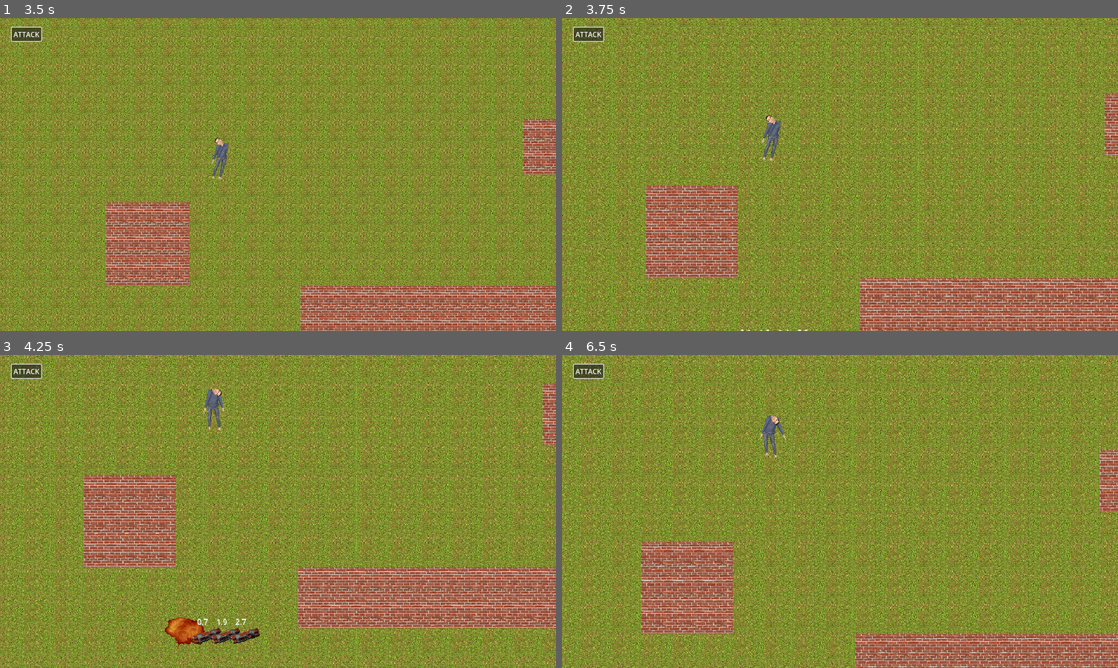
Above: before the commit, frames 1-4 (two rows, left to right).
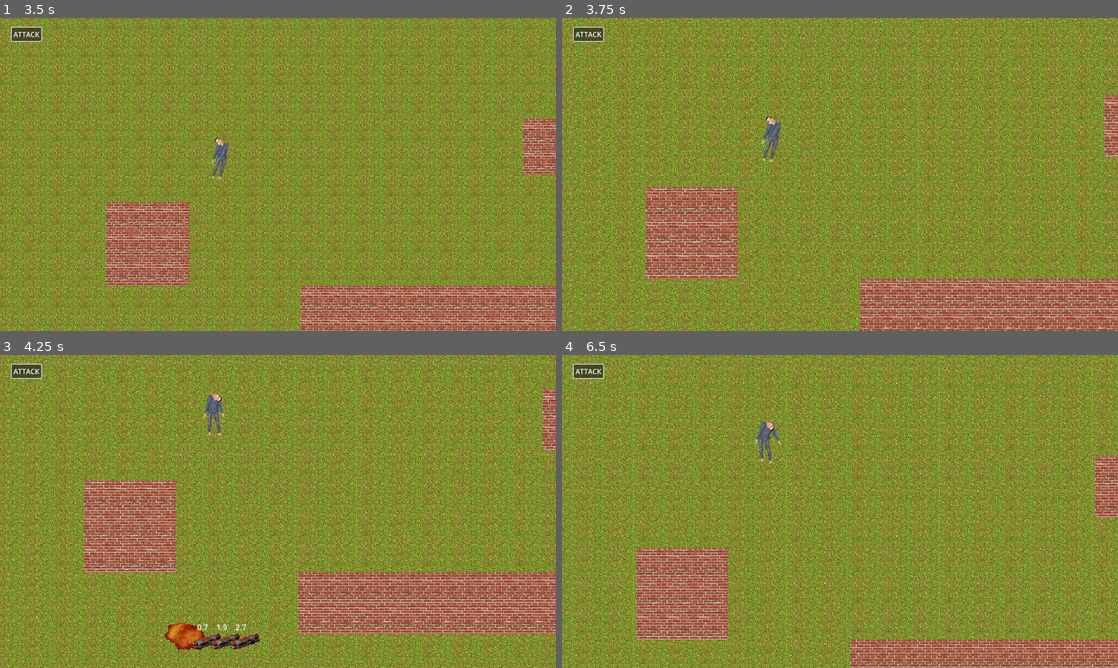
Above: after the commit, the same moments.

Repository: MaxWesterlund/Combombo
Game: Godot game, scene res://Scenes/Menus/Menu.tscn
Same seed, same stepped clock (60 frames per second), same inputs: the game is played once before the commit and once after it.
Inputs (mouse positions are in pixels of both pictures, inside the frame that each line leads up to):
- Up to frame 1 (3.5 s): click (266, 183) at 0.5 s; click (227, 121) at 1.27 s; click "ATTACK" at 2 s; tap Enter at 2.75 s; move the mouse to (400, 158) at 2.77 s; press the mouse at (400, 158) at 2.78 s; hold D (move_right) from 2.78 s (still down)
- Up to frame 2 (3.75 s): move the mouse to (728, 190) at 3.52 s; release D (move_right) at 3.53 s; release the mouse at (728, 190) at 3.53 s; hold S (move_down) from 3.53 s (still down); tap Mouse wheel up (zoom_in) at 3.6 s
- Up to frame 3 (4.25 s): keep holding S (move_down)
- Up to frame 4 (6.5 s): move the mouse to (751, 636) at 4.27 s; release S (move_down) at 4.28 s; hold D (move_right) 4.28-5.03 s; tap Mouse wheel down (zoom_out) at 4.35 s; click (751, 636) at 4.42 s; move the mouse to (712, 621) at 5.02 s; hold W (move_up) 5.03-5.78 s; click (712, 621) at 5.1 s; move the mouse to (1006, 558) at 5.77 s; hold A (move_left) from 5.78 s (still down); tap Mouse wheel up (zoom_in) at 5.85 s

Frame 1 is identical in both runs. In frame 2, 58% of the frame differs, in the area x 0-100%, y 0-100%; in frame 3, 58%; in frame 4, 60%.

Commit message:
better

Diff:
--- a/Scenes/MainCamera.tscn
+++ /dev/null
@@ -1,10 +0,0 @@
-[gd_scene load_steps=2 format=3 uid="uid://bil1p3w5to756"]
-
-[ext_resource type="Script" path="res://Scenes/main_camera.gd" id="1_v341c"]
-
-[node name="MainCamera" type="Camera2D"]
-script = ExtResource("1_v341c")
-move_speed = 200.0
-zoom_speed = 0.1
-max_zoom = 1.5
-min_zoom = 0.75
--- a/Scenes/MapGenerator.tscn
+++ /dev/null
@@ -1,10 +0,0 @@
-[gd_scene load_steps=3 format=3 uid="uid://chs0dpfphsi52"]
-
-[ext_resource type="TileSet" uid="uid://dpuj482ggwsph" path="res://tile_set.tres" id="1_2wy6y"]
-[ext_resource type="Script" path="res://Scenes/map_generator.gd" id="1_ph1xh"]
-
-[node name="MapGenerator" type="TileMap"]
-tile_set = ExtResource("1_2wy6y")
-format = 2
-script = ExtResource("1_ph1xh")
-image_path = "res://Levels/test_level.png"
--- a/Scenes/Menus/Menu.tscn
+++ b/Scenes/Menus/Menu.tscn
@@ -1,7 +1,7 @@
 [gd_scene load_steps=4 format=3 uid="uid://bqp2e6mm7tpot"]
 
 [ext_resource type="Script" path="res://Scenes/Menus/menu.gd" id="1_bk30g"]
-[ext_resource type="PackedScene" uid="uid://6ejmjpdq8ddv" path="res://Scenes/Menus/Button.tscn" id="1_dlj25"]
+[ext_resource type="PackedScene" uid="uid://6ejmjpdq8ddv" path="res://Scenes/Menus/button.tscn" id="1_dlj25"]
 [ext_resource type="AudioStream" uid="uid://ch7baxq5e3mxx" path="res://Sound/song.mp3" id="3_gc3xv"]
 
 [node name="Menu" type="Control"]
--- a/Scenes/Menus/level_panel.gd
+++ b/Scenes/Menus/level_panel.gd
@@ -2,7 +2,7 @@
 
 @export var level_path = ""
 
-var game_scene = preload("res://Scenes/Main.tscn")
+var game_scene = preload("res://Scenes/main.tscn")
 
 func display_level():
 	get_node("MarginContainer/CenterContainer/GridContainer/Label").text = level_path
--- a/Scenes/Menus/level_panel.tscn
+++ b/Scenes/Menus/level_panel.tscn
@@ -1,7 +1,7 @@
 [gd_scene load_steps=3 format=3 uid="uid://h738xaal2s1x"]
 
 [ext_resource type="Script" path="res://Scenes/Menus/level_panel.gd" id="1_niiny"]
-[ext_resource type="PackedScene" uid="uid://6ejmjpdq8ddv" path="res://Scenes/Menus/Button.tscn" id="1_wr3ko"]
+[ext_resource type="PackedScene" uid="uid://6ejmjpdq8ddv" path="res://Scenes/Menus/button.tscn" id="1_wr3ko"]
 
 [node name="LevelPanel" type="PanelContainer"]
 offset_right = 89.0
--- a/Scenes/Menus/level_select.gd
+++ b/Scenes/Menus/level_select.gd
@@ -3,7 +3,7 @@
 var level_panel = preload("res://Scenes/Menus/level_panel.tscn")
 
 func _ready():
-	var dir = DirAccess.open("res://Levels/")
+	var dir = DirAccess.open("Levels/")
 	if dir:
 		var format_exp = RegEx.new()
 		format_exp.compile("[.]\\w+$")
--- a/Scenes/main.tscn
+++ b/Scenes/main.tscn
@@ -3,9 +3,9 @@
 [ext_resource type="PackedScene" uid="uid://cnyltcixmksrr" path="res://Scenes/player.tscn" id="1_eabme"]
 [ext_resource type="Script" path="res://Scripts/attack_button.gd" id="2_g2qk1"]
 [ext_resource type="Script" path="res://Scripts/bomb_mover.gd" id="2_iy5b7"]
-[ext_resource type="PackedScene" uid="uid://chs0dpfphsi52" path="res://Scenes/MapGenerator.tscn" id="5_t57r2"]
+[ext_resource type="PackedScene" uid="uid://chs0dpfphsi52" path="res://Scenes/map_generator.tscn" id="5_t57r2"]
 [ext_resource type="PackedScene" uid="uid://b5hcj7p6h2ebw" path="res://Scenes/last_attack.tscn" id="6_m456q"]
-[ext_resource type="PackedScene" uid="uid://bil1p3w5to756" path="res://Scenes/MainCamera.tscn" id="6_tlvpa"]
+[ext_resource type="PackedScene" uid="uid://bil1p3w5to756" path="res://Scenes/main_camera.tscn" id="6_tlvpa"]
 
 [node name="Main" type="Node2D"]
 
--- a/Scenes/main_camera.gd
+++ b/Scenes/main_camera.gd
@@ -18,8 +18,6 @@
 
 	dir = dir.normalized()
 
-	position += move_speed * delta * dir
-
 	var zoom_dir = 0
 
 	if Input.is_action_just_pressed("zoom_in"):
@@ -29,4 +27,5 @@
 
 	var zoom_amount = clampf(zoom.x + zoom_dir * zoom_speed, min_zoom, max_zoom)
 
+	position += move_speed * (1.0 / zoom_amount) * delta * dir
 	zoom = Vector2(zoom_amount, zoom_amount)
--- /dev/null
+++ b/Scenes/main_camera.tscn
@@ -0,0 +1,10 @@
+[gd_scene load_steps=2 format=3 uid="uid://bil1p3w5to756"]
+
+[ext_resource type="Script" path="res://Scenes/main_camera.gd" id="1_v341c"]
+
+[node name="MainCamera" type="Camera2D"]
+script = ExtResource("1_v341c")
+move_speed = 200.0
+zoom_speed = 0.1
+max_zoom = 1.8
+min_zoom = 0.2
--- /dev/null
+++ b/Scenes/map_generator.tscn
@@ -0,0 +1,9 @@
+[gd_scene load_steps=3 format=3 uid="uid://chs0dpfphsi52"]
+
+[ext_resource type="TileSet" uid="uid://dpuj482ggwsph" path="res://tile_set.tres" id="1_2wy6y"]
+[ext_resource type="Script" path="res://Scenes/map_generator.gd" id="1_ph1xh"]
+
+[node name="MapGenerator" type="TileMap"]
+tile_set = ExtResource("1_2wy6y")
+format = 2
+script = ExtResource("1_ph1xh")
--- a/project.godot
+++ b/project.godot
@@ -11,7 +11,7 @@
 [application]
 
 config/name="Combombo"
-run/main_scene="res://Scenes/Menus/Menu.tscn"
+run/main_scene="res://Scenes/Menus/menu.tscn"
 config/features=PackedStringArray("4.2", "Forward Plus")
 config/icon="res://icon.svg"
 
Not shown, added: Export/Levels/level_2.png.import
Not shown, added: Export/Levels/test_level.png.import
Not shown, added: export_presets.cfg
Not shown, added: Export/Combombo.console.exe
Not shown, added: Export/Combombo.exe
Not shown, added: Export/Levels/level_2.png
Not shown, added: Export/Levels/test_level.png
